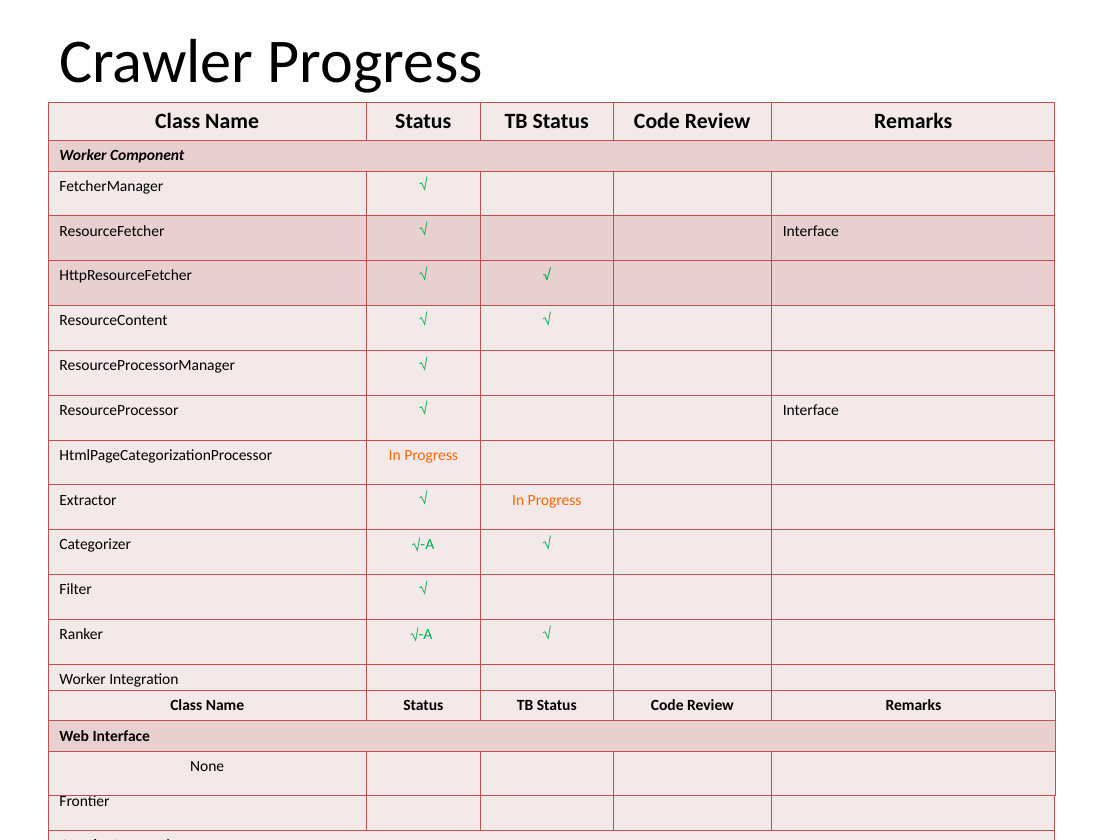
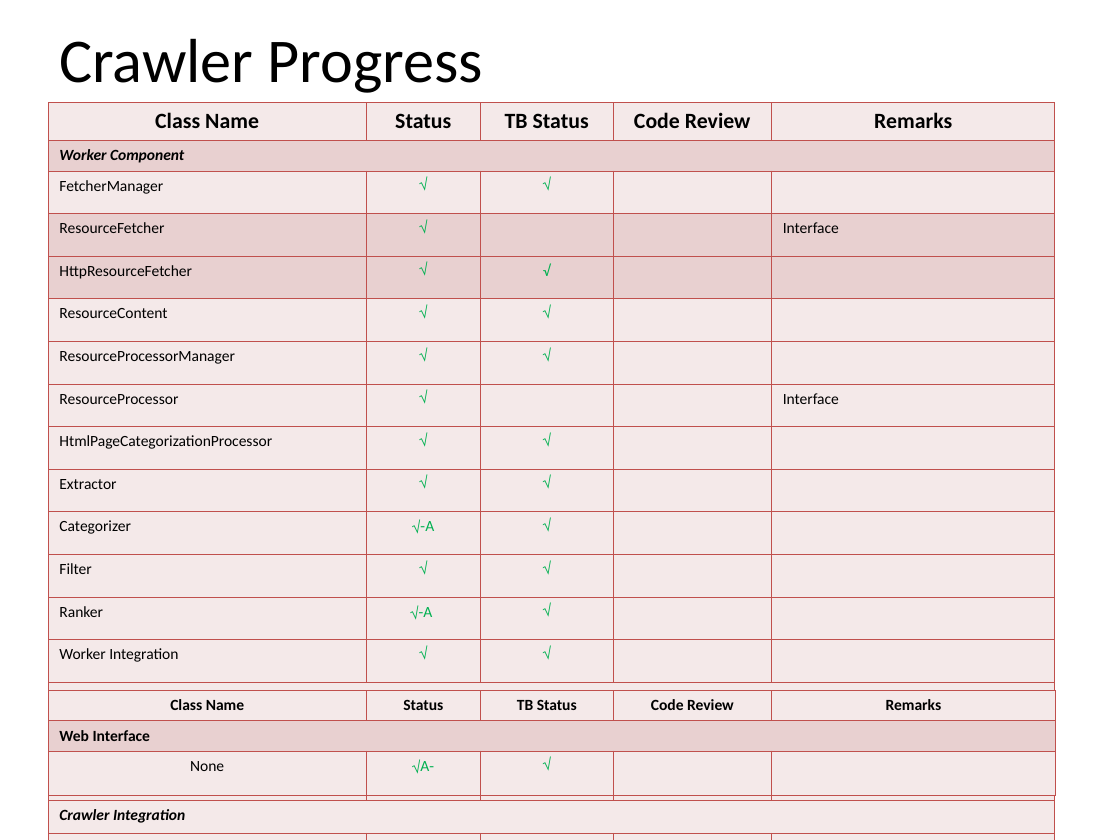
Before and after one commit to tru3d3v/iwebcrawler, a slide deck: slide 1 of Docs/Progress.ppt. Drawn at 1120x840 pixels with LibreOffice and Linux fonts; fonts in the diff are those of the drawing. Boxes give left, top, right and bottom in pixels: in the first picture for what was removed or moved away, otherwise in the second. Text is boxed around its words. In the diff, an @@ line names an element or a change of style, - is before the commit and + after.

Commit message:
update the progress table

```diff
--- a/Docs/Progress.ppt
+++ b/Docs/Progress.ppt
@@ table at <box>48,102,1055,827</box> @@
-row 3, column 3: 
+row 3, column 3: √
-row 7, column 3: 
+row 7, column 3: √
-row 9, column 2: In Progress
+row 9, column 2: √
-row 9, column 3: 
+row 9, column 3: √
-row 10, column 3: In Progress
+row 10, column 3: √
-row 12, column 3: 
+row 12, column 3: √
-row 14, column 2: 
+row 14, column 2: √
-row 14, column 3: 
+row 14, column 3: √
-row 16, column 2: 
+row 16, column 2: √
-row 16, column 3: 
+row 16, column 3: √
-row 17, column 2: 
+row 17, column 2: -A√
-row 17, column 3: 
+row 17, column 3: √
@@ table at <box>48,690,1055,780</box> @@
-row 3, column 2: 
+row 3, column 2: -A√
-row 3, column 3: 
+row 3, column 3: √
```
Also in this commit, not shown: 1 other slide changed.
